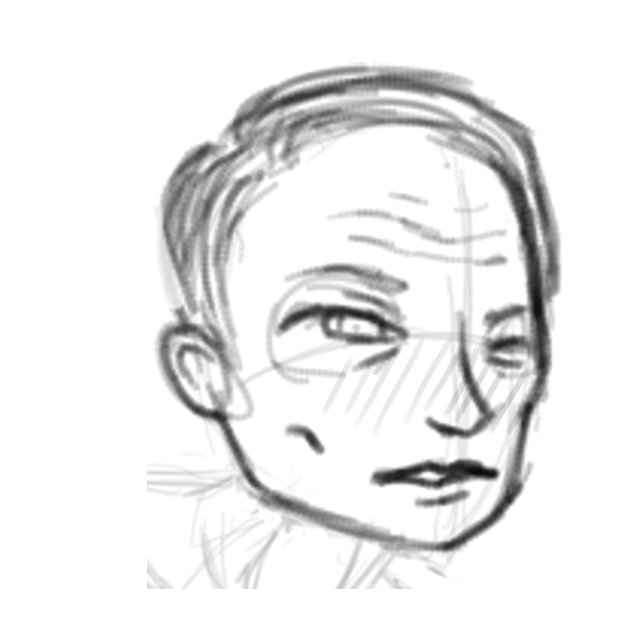
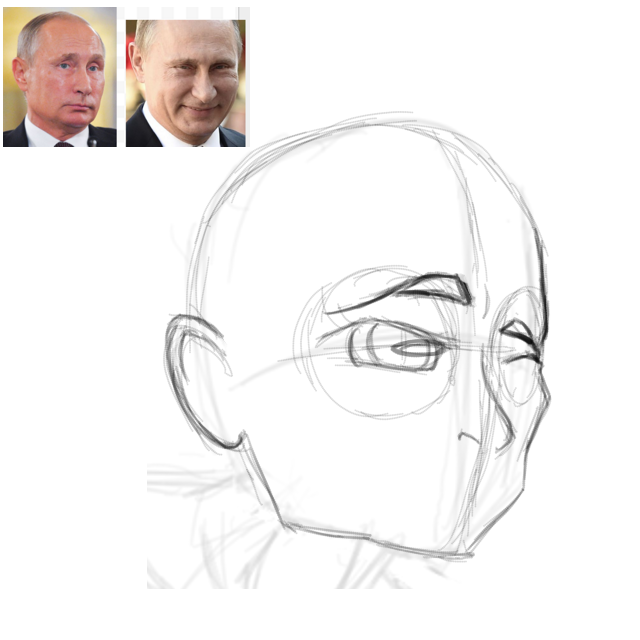
Before/after of a 640x640 layered artwork. What changed in the layer stack:
added layer "Layer 5(pasted)" above "Layer 4" over [3, 7, 256, 204]
added layer "Layer 4" above "Layer 2" over [128, 64, 563, 576]
hid "Layer 2" over [139, 25, 563, 589]
"Layer 4(pasted)": opacity 33% → 20% over [147, 64, 563, 589]
showed "Layer 1" over [3, 7, 563, 589]
